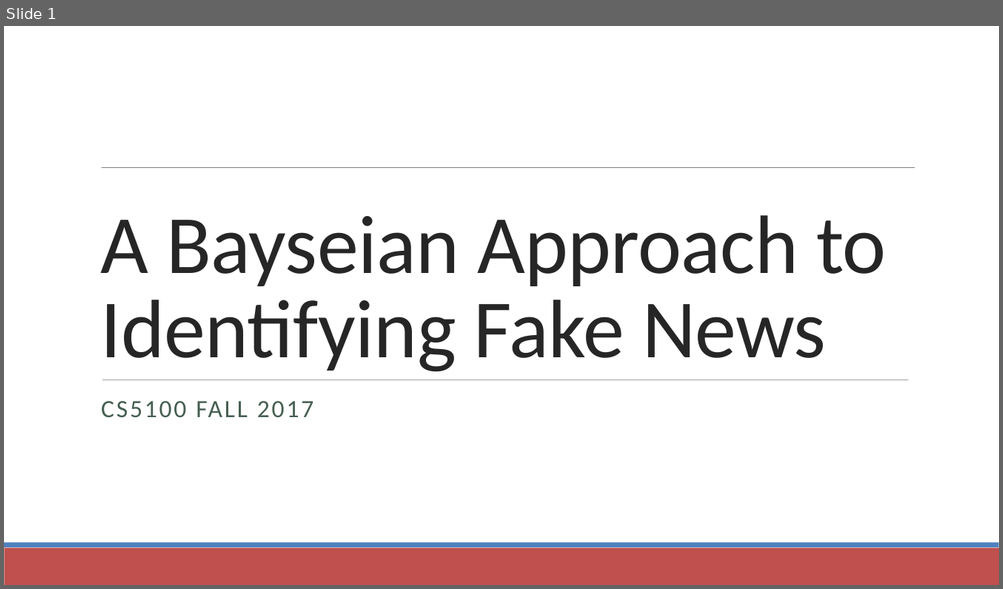
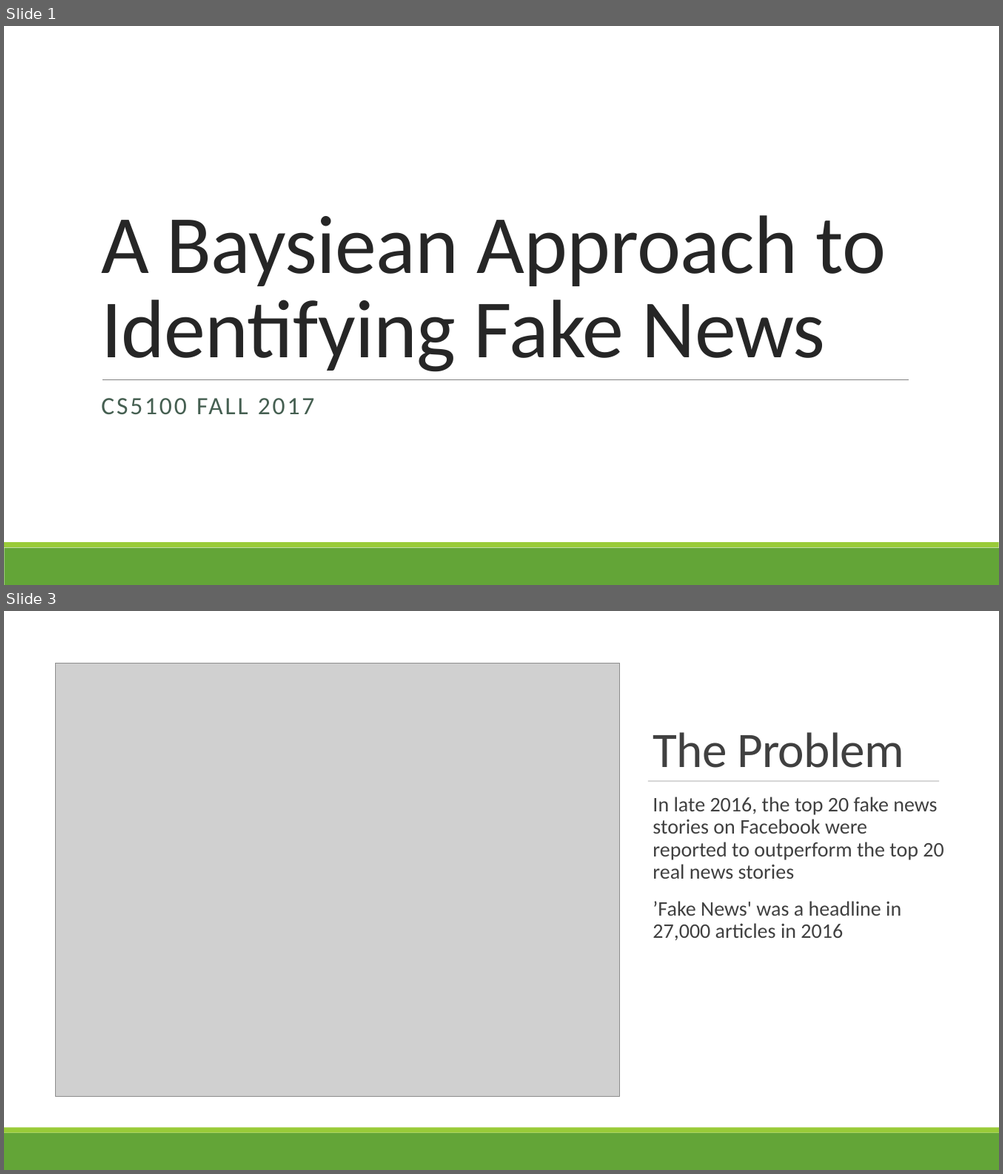
Before and after one commit to LinghanX/Project_Veritas, a slide deck: presentations/FakeNews_Final.pptx. Shown one above the other, each under a label of ours: slide 1 before the commit, slides 1 and 3 after it; the slides between them are not shown. The pictures are 1003x589 and 1003x1174 pixels, drawn with LibreOffice and Linux fonts; fonts in the diff are those of the drawing; grey boxes stand for pictures. Boxes give left, top, right and bottom in pixels: in the first picture for what was removed or moved away, otherwise in the second. Text is boxed around its words. In the diff, an @@ line names an element or a change of style, - is before the commit and + after.

```diff
--- a/presentations/FakeNews_Final.pptx
+++ b/presentations/FakeNews_Final.pptx
@@ slide 3 added at (4,611,999,1170), background #FFFFFF @@
@@ rectangle added at (4,611,999,1128), fill #FFFFFF @@
@@ picture added at (56,664,620,1096) @@
@@ title added at (652,732,904,768), 48 pt, text #404040 @@
+The Problem
@@ line added from (648, 781) to (939, 781), #808080 0.5 pt @@
@@ text added at (652,797,943,941), 20 pt, text #404040 @@
+  In late 2016, the top 20 fake news stories on Facebook were reported to outperform the top 20 real news stories
+  ’Fake News' was a headline in 27,000 articles in 2016
@@ rectangle added at (4,1133,999,1170), fill #63A537 @@
@@ rectangle added at (4,1128,999,1133), fill #99CB38 @@
@@ slide 1 changed as well @@
@@ line removed from (102, 168) to (915, 168) @@
@@ title at (101,215,885,372): text changed @@
-A Bayseian Approach to Identifying Fake News
+A Baysiean Approach to Identifying Fake News
@@ line (102, 380) - (908, 380): stroke #808080 0.51 pt to #808080 0.5 pt @@
@@ subtitle "CS5100 FALL 2017" at (101,398,315,414): line spacing 1 to 0.9; more space between paragraphs @@
@@ rectangle at (4,548,999,585): fill #C0504D to #63A537 @@
@@ rectangle at (4,543,999,548): fill #4F81BD to #99CB38 @@
```
Also in this commit, not shown: 2 other slides changed, 5 other slides added, 6 slides removed, 4 other files.
